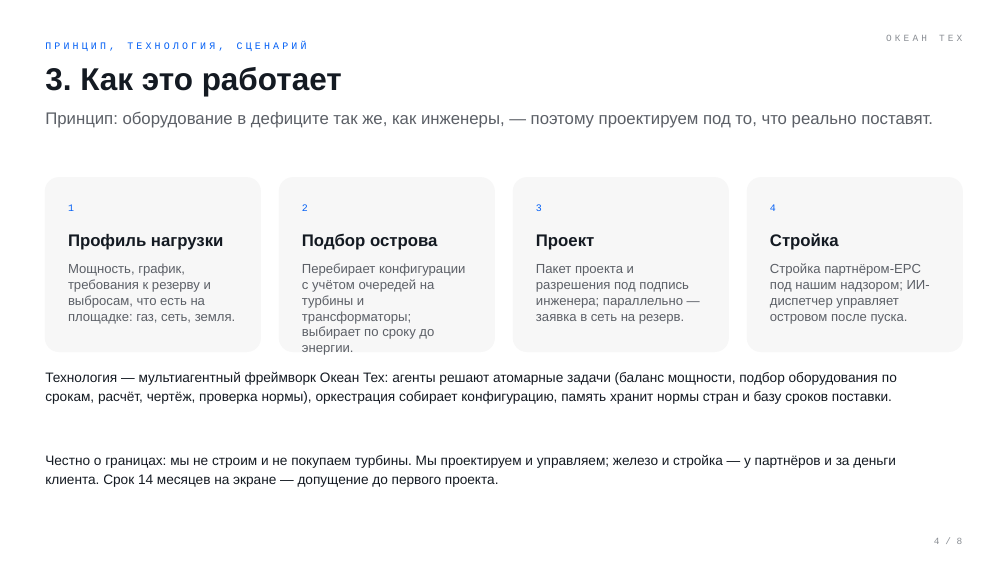
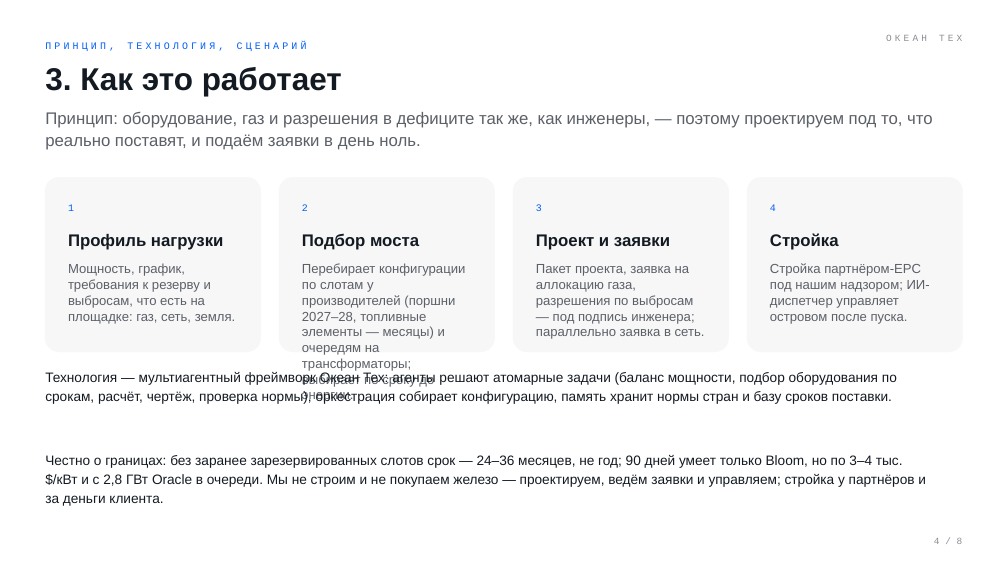
Before and after one commit to komoroshin/research, a slide deck: slide 4 of ai-case-library/research/ventures/grid-idea-island.pptx. Drawn at 1008x567 pixels with LibreOffice and Linux fonts; fonts in the diff are those of the drawing. Boxes give left, top, right and bottom in pixels: in the first picture for what was removed or moved away, otherwise in the second. Text is boxed around its words. In the diff, an @@ line names an element or a change of style, - is before the commit and + after.

```diff
--- a/ai-case-library/research/ventures/grid-idea-island.pptx
+++ b/ai-case-library/research/ventures/grid-idea-island.pptx
@@ text at <box>45,112,933,150</box>: text changed @@
-Принцип: оборудование в дефиците так же, как инженеры, — поэтому проектируем под то, что реально поставят.
+Принцип: оборудование, газ и разрешения в дефиците так же, как инженеры, — поэтому проектируем под то, что реально поставят, и подаём заявки в день ноль.
@@ text at <box>302,233,419,250</box>: text changed @@
-Подбор острова
+Подбор моста
@@ text at <box>536,234,670,250</box>: text changed @@
-Проект
+Проект и заявки
@@ text at <box>302,263,465,403</box>: text changed @@
-Перебирает конфигурации с учётом очередей на турбины и трансформаторы; выбирает по сроку до энергии.
+Перебирает конфигурации по слотам у производителей (поршни 2027–28, топливные элементы — месяцы) и очередям на трансформаторы; выбирает по сроку до энергии.
@@ text at <box>536,264,705,339</box>: text changed @@
-Пакет проекта и разрешения под подпись инженера; параллельно — заявка в сеть на резерв.
+Пакет проекта, заявка на аллокацию газа, разрешения по выбросам — под подпись инженера; параллельно заявка в сеть.
@@ text at <box>45,455,926,506</box>: text changed @@
-Честно о границах: мы не строим и не покупаем турбины. Мы проектируем и управляем; железо и стройка — у партнёров и за деньги клиента. Срок 14 месяцев на экране — допущение до первого проекта.
+Честно о границах: без заранее зарезервированных слотов срок — 24–36 месяцев, не год; 90 дней умеет только Bloom, но по 3–4 тыс. $/кВт и с 2,8 ГВт Oracle в очереди. Мы не строим и не покупаем железо — проектируем, ведём заявки и управляем; стройка у партнёров и за деньги клиента.
```
Also in this commit, not shown: 7 other slides changed, 8 other files.
